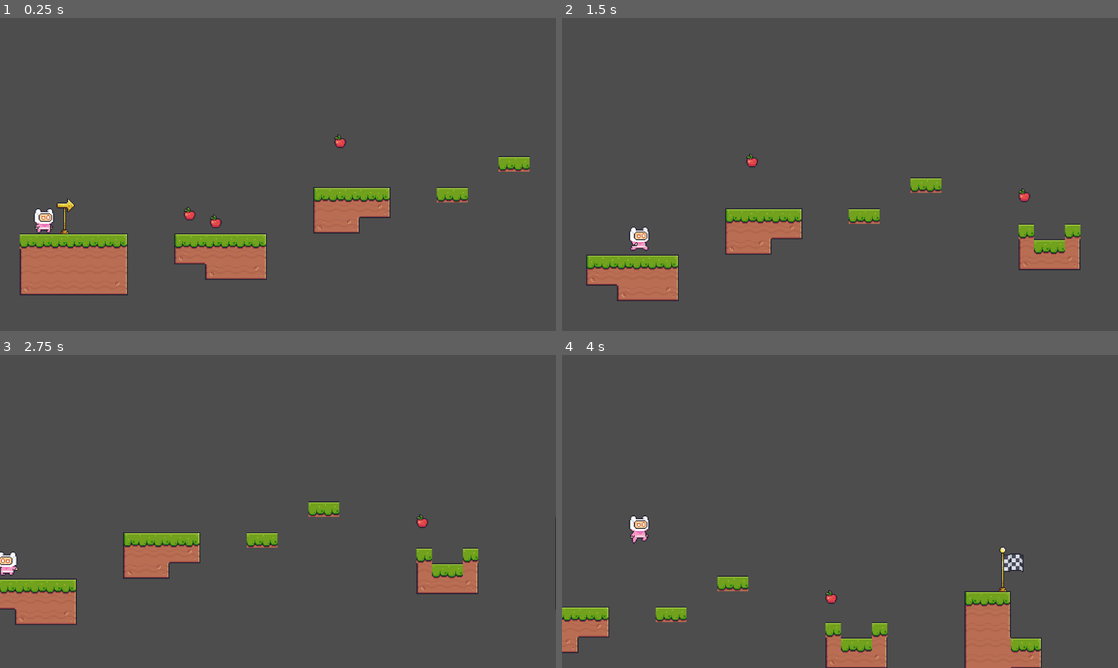
Above: before the commit, frames 1-4 (two rows, left to right).
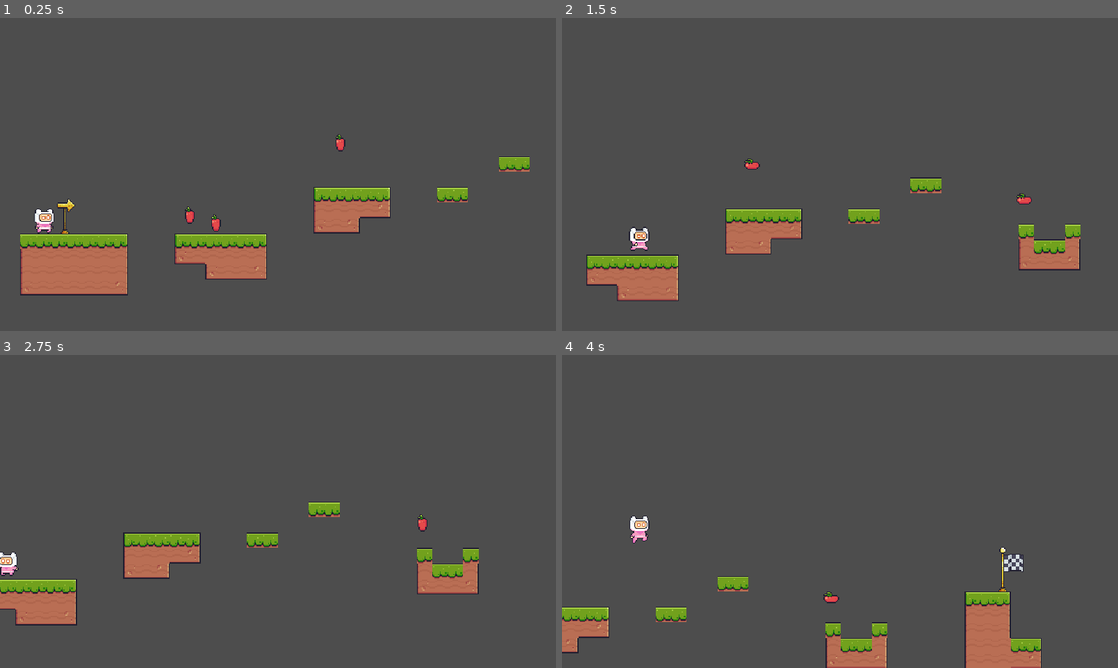
Above: after the commit, the same moments.

Repository: lulumush/Platformer_test
Game: Godot game, scene res://scenes/level_1.tscn
Same seed, same stepped clock (60 frames per second), same inputs: the game is played once before the commit and once after it. Sound files missing from this copy of the repository are replaced by a short silence.
Inputs:
- Up to frame 1 (0.25 s): no input
- Up to frame 2 (1.5 s): tap Enter (ui_accept) at 0.5, 0.77 s; hold Right (ui_right) from 0.53 s (still down)
- Up to frame 3 (2.75 s): tap Enter (ui_accept) at 1.52 s; release Right (ui_right) at 2.03 s; hold Left (ui_left) from 2.03 s (still down)
- Up to frame 4 (4 s): release Left (ui_left) at 2.78 s; hold Right (ui_right) from 2.78 s (still down); tap Enter (ui_accept) at 3.02, 3.77 s

The runs differ from the first frame. In frame 1, 0.9% of the frame differs, in the area x 3-96%, y 37-89%; in frame 2, 0.7%; in frame 3, 0.9%, in the area x 0-100%, y 46-87%; in frame 4, 0.7%.

Commit message:
add ui for collectibles count, update collectibles animation

Diff:
--- a/project.godot
+++ b/project.godot
@@ -15,10 +15,13 @@
 config/features=PackedStringArray("4.2", "Forward Plus")
 config/icon="res://icon.svg"
 
+[autoload]
+
+GlobalScript="*res://scripts/global_script.gd"
+
 [display]
 
-window/size/mode=4
-window/stretch/mode="viewport"
+window/stretch/mode="canvas_items"
 
 [input]
 
--- a/scenes/collectibles.tscn
+++ b/scenes/collectibles.tscn
@@ -1,42 +1,127 @@
-[gd_scene load_steps=9 format=3 uid="uid://m24sv1kh6io0"]
+[gd_scene load_steps=24 format=3 uid="uid://m24sv1kh6io0"]
 
 [ext_resource type="Script" path="res://scripts/collectibles.gd" id="1_41vi6"]
 [ext_resource type="Texture2D" uid="uid://btpmwdx7vev8w" path="res://assets/apple.png" id="2_l5km3"]
 [ext_resource type="AudioStream" uid="uid://cxe3aeuflryf" path="res://assets/collect.wav" id="3_hx2re"]
 
-[sub_resource type="AtlasTexture" id="AtlasTexture_go45c"]
+[sub_resource type="AtlasTexture" id="AtlasTexture_2yfyt"]
 atlas = ExtResource("2_l5km3")
-region = Rect2(0, 0, 32, 32)
+region = Rect2(32, 0, 32, 32)
+
+[sub_resource type="AtlasTexture" id="AtlasTexture_pi0rv"]
+atlas = ExtResource("2_l5km3")
+region = Rect2(64, 0, 32, 32)
+
+[sub_resource type="AtlasTexture" id="AtlasTexture_kodn5"]
+atlas = ExtResource("2_l5km3")
+region = Rect2(96, 0, 32, 32)
+
+[sub_resource type="AtlasTexture" id="AtlasTexture_3si8x"]
+atlas = ExtResource("2_l5km3")
+region = Rect2(128, 0, 32, 32)
+
+[sub_resource type="AtlasTexture" id="AtlasTexture_pvv80"]
+atlas = ExtResource("2_l5km3")
+region = Rect2(160, 0, 32, 32)
+
+[sub_resource type="AtlasTexture" id="AtlasTexture_koh6b"]
+atlas = ExtResource("2_l5km3")
+region = Rect2(192, 0, 32, 32)
+
+[sub_resource type="AtlasTexture" id="AtlasTexture_54xm5"]
+atlas = ExtResource("2_l5km3")
+region = Rect2(256, 0, 32, 32)
+
+[sub_resource type="AtlasTexture" id="AtlasTexture_mxv0d"]
+atlas = ExtResource("2_l5km3")
+region = Rect2(288, 0, 32, 32)
+
+[sub_resource type="AtlasTexture" id="AtlasTexture_aebr4"]
+atlas = ExtResource("2_l5km3")
+region = Rect2(320, 0, 32, 32)
+
+[sub_resource type="AtlasTexture" id="AtlasTexture_s87kv"]
+atlas = ExtResource("2_l5km3")
+region = Rect2(352, 0, 32, 32)
+
+[sub_resource type="AtlasTexture" id="AtlasTexture_2ornn"]
+atlas = ExtResource("2_l5km3")
+region = Rect2(384, 0, 32, 32)
+
+[sub_resource type="AtlasTexture" id="AtlasTexture_ocdyo"]
+atlas = ExtResource("2_l5km3")
+region = Rect2(416, 0, 32, 32)
+
+[sub_resource type="AtlasTexture" id="AtlasTexture_lyfwl"]
+atlas = ExtResource("2_l5km3")
+region = Rect2(448, 0, 32, 32)
+
+[sub_resource type="AtlasTexture" id="AtlasTexture_1m542"]
+atlas = ExtResource("2_l5km3")
+region = Rect2(480, 0, 32, 32)
+
+[sub_resource type="AtlasTexture" id="AtlasTexture_2jgye"]
+atlas = ExtResource("2_l5km3")
+region = Rect2(512, 0, 32, 32)
+
+[sub_resource type="SpriteFrames" id="SpriteFrames_802ew"]
+animations = [{
+"frames": [{
+"duration": 1.0,
+"texture": SubResource("AtlasTexture_2yfyt")
+}, {
+"duration": 1.0,
+"texture": SubResource("AtlasTexture_pi0rv")
+}, {
+"duration": 1.0,
+"texture": SubResource("AtlasTexture_kodn5")
+}, {
+"duration": 1.0,
+"texture": SubResource("AtlasTexture_3si8x")
+}, {
+"duration": 1.0,
+"texture": SubResource("AtlasTexture_pvv80")
+}, {
+"duration": 1.0,
+"texture": SubResource("AtlasTexture_koh6b")
+}, {
+"duration": 1.0,
+"texture": SubResource("AtlasTexture_54xm5")
+}, {
+"duration": 1.0,
+"texture": SubResource("AtlasTexture_mxv0d")
+}, {
+"duration": 1.0,
+"texture": SubResource("AtlasTexture_aebr4")
+}, {
+"duration": 1.0,
+"texture": SubResource("AtlasTexture_s87kv")
+}, {
+"duration": 1.0,
+"texture": SubResource("AtlasTexture_2ornn")
+}, {
+"duration": 1.0,
+"texture": SubResource("AtlasTexture_ocdyo")
+}, {
+"duration": 1.0,
+"texture": SubResource("AtlasTexture_lyfwl")
+}, {
+"duration": 1.0,
+"texture": SubResource("AtlasTexture_1m542")
+}, {
+"duration": 1.0,
+"texture": SubResource("AtlasTexture_2jgye")
+}],
+"loop": true,
+"name": &"default",
+"speed": 18.0
+}]
 
 [sub_resource type="CircleShape2D" id="CircleShape2D_c362u"]
 radius = 7.0
 
 [sub_resource type="Animation" id="Animation_n21kx"]
 length = 0.001
-tracks/0/type = "value"
-tracks/0/imported = false
-tracks/0/enabled = true
-tracks/0/path = NodePath("Sprite2D:position")
-tracks/0/interp = 1
-tracks/0/loop_wrap = true
-tracks/0/keys = {
-"times": PackedFloat32Array(0),
-"transitions": PackedFloat32Array(1),
-"update": 0,
-"values": [Vector2(0, -3.515)]
-}
-tracks/1/type = "value"
-tracks/1/imported = false
-tracks/1/enabled = true
-tracks/1/path = NodePath("CollisionShape2D:position")
-tracks/1/interp = 1
-tracks/1/loop_wrap = true
-tracks/1/keys = {
-"times": PackedFloat32Array(0),
-"transitions": PackedFloat32Array(1),
-"update": 0,
-"values": [Vector2(0, -3.515)]
-}
 
 [sub_resource type="Animation" id="Animation_o65kf"]
 resource_name = "idle"
@@ -44,22 +129,10 @@
 tracks/0/type = "value"
 tracks/0/imported = false
 tracks/0/enabled = true
-tracks/0/path = NodePath("Sprite2D:position")
+tracks/0/path = NodePath("CollisionShape2D:position")
 tracks/0/interp = 1
 tracks/0/loop_wrap = true
 tracks/0/keys = {
-"times": PackedFloat32Array(0, 0.5, 1),
-"transitions": PackedFloat32Array(1, 1, 1),
-"update": 0,
-"values": [Vector2(0, 0), Vector2(0, -3.515), Vector2(0, 0)]
-}
-tracks/1/type = "value"
-tracks/1/imported = false
-tracks/1/enabled = true
-tracks/1/path = NodePath("CollisionShape2D:position")
-tracks/1/interp = 1
-tracks/1/loop_wrap = true
-tracks/1/keys = {
 "times": PackedFloat32Array(0, 0.5, 1),
 "transitions": PackedFloat32Array(1, 1, 1),
 "update": 0,
@@ -75,12 +148,13 @@
 [node name="collectibles" type="Area2D"]
 script = ExtResource("1_41vi6")
 
-[node name="Sprite2D" type="Sprite2D" parent="."]
-position = Vector2(0, -3.515)
-texture = SubResource("AtlasTexture_go45c")
+[node name="Sprite2D" type="AnimatedSprite2D" parent="."]
+sprite_frames = SubResource("SpriteFrames_802ew")
+autoplay = "default"
+frame_progress = 0.812284
 
 [node name="CollisionShape2D" type="CollisionShape2D" parent="."]
-position = Vector2(0, -3.515)
+position = Vector2(0, -1.515)
 shape = SubResource("CircleShape2D_c362u")
 
 [node name="AnimationPlayer" type="AnimationPlayer" parent="."]
--- a/scenes/main.tscn
+++ b/scenes/main.tscn
@@ -1,11 +1,13 @@
-[gd_scene load_steps=9 format=3 uid="uid://bg2rrh8gd6r4m"]
+[gd_scene load_steps=11 format=3 uid="uid://bg2rrh8gd6r4m"]
 
 [ext_resource type="Texture2D" uid="uid://ddkt4dcjy10xl" path="res://assets/Brown.png" id="1_6ndth"]
-[ext_resource type="Script" path="res://scenes/main.gd" id="1_gpow6"]
+[ext_resource type="Script" path="res://scripts/main.gd" id="1_gpow6"]
 [ext_resource type="Texture2D" uid="uid://beyl2u8vw437e" path="res://assets/tileset.png" id="2_51fmr"]
 [ext_resource type="PackedScene" uid="uid://dsyf7iiyqpoov" path="res://scenes/sliding_platform.tscn" id="3_26qi1"]
 [ext_resource type="PackedScene" uid="uid://ctm2jm42d710t" path="res://scenes/player.tscn" id="3_wqgp1"]
 [ext_resource type="PackedScene" uid="uid://xsscf23y5e2n" path="res://scenes/death_area.tscn" id="7_1uoek"]
+[ext_resource type="PackedScene" uid="uid://m24sv1kh6io0" path="res://scenes/collectibles.tscn" id="7_oqnmn"]
+[ext_resource type="PackedScene" uid="uid://c4ggcpryiem0n" path="res://scenes/ui.tscn" id="8_7dkpu"]
 
 [sub_resource type="TileSetAtlasSource" id="TileSetAtlasSource_4u02n"]
 texture = ExtResource("2_51fmr")
@@ -539,4 +541,27 @@
 [node name="moving_platform" parent="." instance=ExtResource("3_26qi1")]
 position = Vector2(136, 500)
 
+[node name="collectibles" parent="." instance=ExtResource("7_oqnmn")]
+position = Vector2(558, 534)
+
+[node name="collectibles7" parent="." instance=ExtResource("7_oqnmn")]
+position = Vector2(606, 470)
+
+[node name="collectibles2" parent="." instance=ExtResource("7_oqnmn")]
+position = Vector2(292, 477)
+
+[node name="collectibles6" parent="." instance=ExtResource("7_oqnmn")]
+position = Vector2(422, 477)
+
+[node name="collectibles3" parent="." instance=ExtResource("7_oqnmn")]
+position = Vector2(326, 453)
+
+[node name="collectibles4" parent="." instance=ExtResource("7_oqnmn")]
+position = Vector2(357, 442)
+
+[node name="collectibles5" parent="." instance=ExtResource("7_oqnmn")]
+position = Vector2(390, 453)
+
+[node name="ui" parent="." instance=ExtResource("8_7dkpu")]
+
 [connection signal="body_entered" from="death_area" to="." method="_on_death_area_body_entered"]
--- a/scenes/sliding_platform.tscn
+++ b/scenes/sliding_platform.tscn
@@ -4,6 +4,21 @@
 
 [sub_resource type="RectangleShape2D" id="RectangleShape2D_1xdui"]
 size = Vector2(48, 5)
+
+[sub_resource type="Animation" id="Animation_1q508"]
+length = 0.001
+tracks/0/type = "value"
+tracks/0/imported = false
+tracks/0/enabled = true
+tracks/0/path = NodePath(".:position")
+tracks/0/interp = 1
+tracks/0/loop_wrap = true
+tracks/0/keys = {
+"times": PackedFloat32Array(0),
+"transitions": PackedFloat32Array(1),
+"update": 0,
+"values": [Vector2(0, 0)]
+}
 
 [sub_resource type="Animation" id="Animation_1gsrw"]
 resource_name = "moving_platform_left_right"
@@ -20,21 +35,6 @@
 "transitions": PackedFloat32Array(1, 1, 1),
 "update": 0,
 "values": [Vector2(0, 0), Vector2(100, 0), Vector2(0, 0)]
-}
-
-[sub_resource type="Animation" id="Animation_1q508"]
-length = 0.001
-tracks/0/type = "value"
-tracks/0/imported = false
-tracks/0/enabled = true
-tracks/0/path = NodePath(".:position")
-tracks/0/interp = 1
-tracks/0/loop_wrap = true
-tracks/0/keys = {
-"times": PackedFloat32Array(0),
-"transitions": PackedFloat32Array(1),
-"update": 0,
-"values": [Vector2(0, 0)]
 }
 
 [sub_resource type="AnimationLibrary" id="AnimationLibrary_hrgrw"]
--- /dev/null
+++ b/scenes/ui.tscn
@@ -0,0 +1,24 @@
+[gd_scene load_steps=2 format=3 uid="uid://c4ggcpryiem0n"]
+
+[ext_resource type="Script" path="res://scripts/ui.gd" id="1_ni12a"]
+
+[node name="ui" type="CanvasLayer"]
+script = ExtResource("1_ni12a")
+
+[node name="Control" type="Control" parent="."]
+layout_mode = 3
+anchors_preset = 15
+anchor_right = 1.0
+anchor_bottom = 1.0
+offset_right = -920.0
+offset_bottom = -525.0
+grow_horizontal = 2
+grow_vertical = 2
+
+[node name="apple_counter" type="Label" parent="Control"]
+layout_mode = 0
+offset_left = 5.0
+offset_top = 5.0
+offset_right = 75.0
+offset_bottom = 28.0
+text = "Apple amount: 0"
--- a/scripts/collectibles.gd
+++ b/scripts/collectibles.gd
@@ -5,6 +5,7 @@
 
 func _on_body_entered(body):
 	if body.is_in_group("player"):
+		GlobalScript.add_apple(1)
 		collectible_sound.play()
 		sprite_2d.hide()
 
--- /dev/null
+++ b/scripts/global_script.gd
@@ -0,0 +1,10 @@
+extends Node
+
+var apple_amount = 0
+
+signal  on_apple_added(apple_count)
+
+func add_apple(amount):
+	apple_amount += amount
+	print(apple_amount)
+	emit_signal("on_apple_added", apple_amount)
--- /dev/null
+++ b/scripts/ui.gd
@@ -0,0 +1,10 @@
+extends CanvasLayer
+
+@onready var apple_counter = $Control/apple_counter
+
+# Called when the node enters the scene tree for the first time.
+func _ready():
+	GlobalScript.on_apple_added.connect(apple_added)
+
+func apple_added(apple_amount):
+	apple_counter.text = "Apple amount: " + str(apple_amount)
